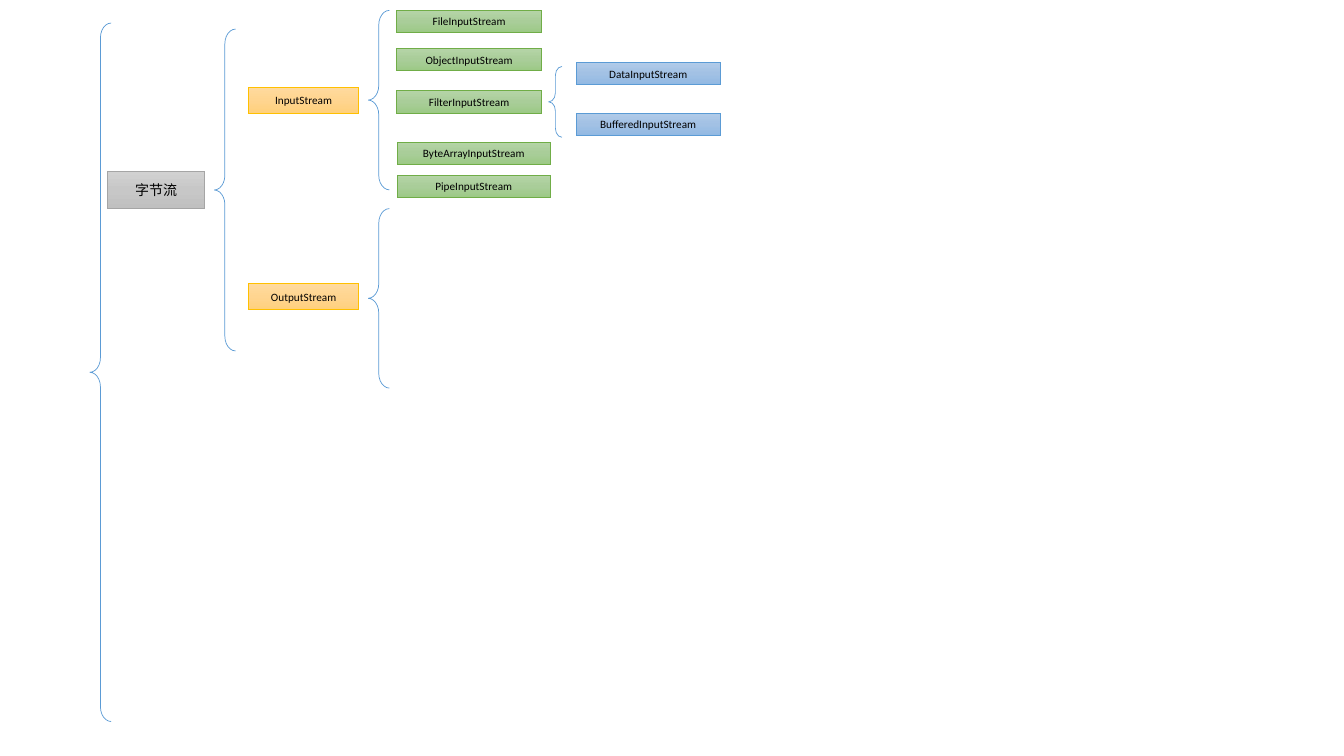
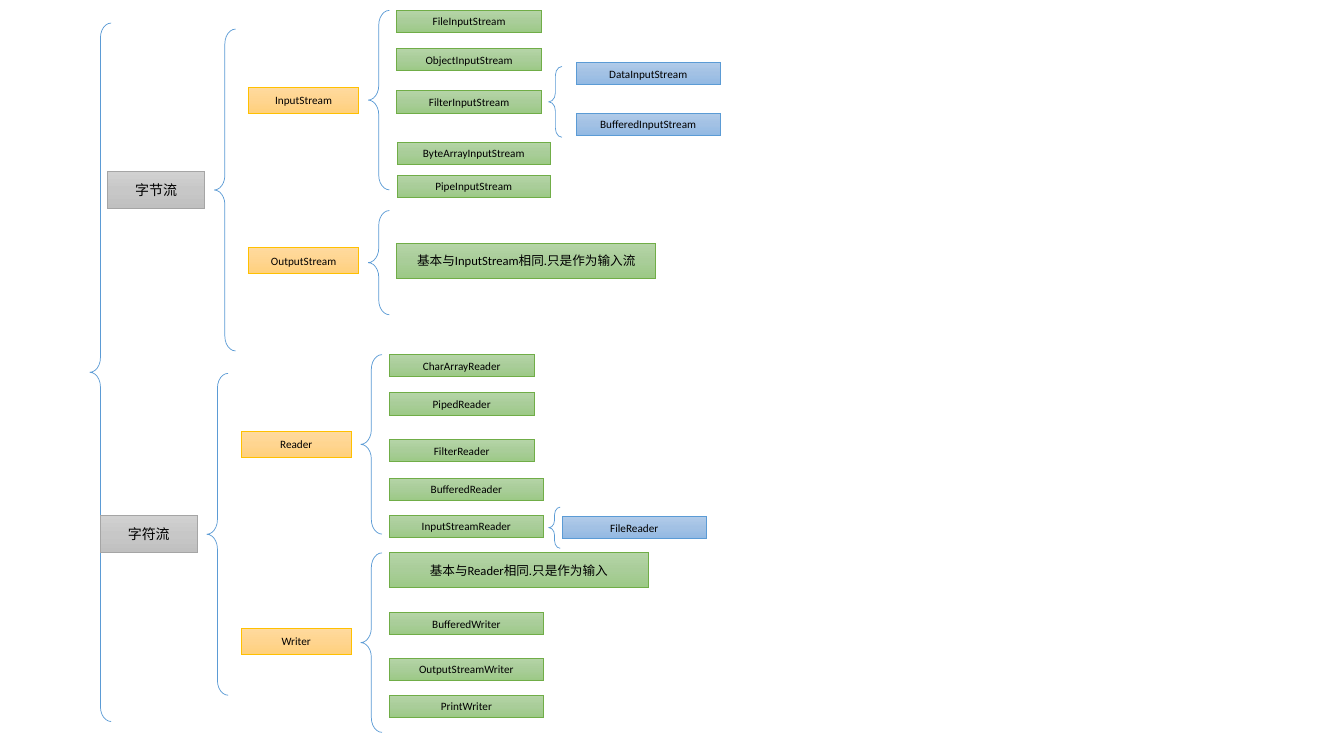
Before and after one commit to nda1992/Reading_Books_Notebook, a slide deck: slide 17 of images/画图PPT.pptx. Drawn at 1344x756 pixels with LibreOffice and Linux fonts; fonts in the diff are those of the drawing. Boxes give left, top, right and bottom in pixels: in the first picture for what was removed or moved away, otherwise in the second. Text is boxed around its words. In the diff, an @@ line names an element or a change of style, - is before the commit and + after.

```diff
--- a/images/画图PPT.pptx
+++ b/images/画图PPT.pptx
@@ left brace: place and size @@
-left brace at bbox=[368, 209, 389, 388]
+left brace at bbox=[368, 211, 389, 315]
@@ rectangle "OutputStream": place and size @@
-rectangle "OutputStream" at bbox=[249, 284, 360, 311]
+rectangle "OutputStream" at bbox=[249, 248, 360, 274]
@@ rectangle added at bbox=[397, 243, 656, 278], fill gradient #B5D5A7 to #AACE9A to #9CC987, outline #70AD47 0.5 pt, 9 pt, text #000000 @@
+基本与InputStream相同.只是作为输入流
@@ left brace added at bbox=[361, 355, 382, 534], outline #5B9BD5 0.5 pt @@
@@ rectangle added at bbox=[389, 355, 534, 377], fill gradient #B5D5A7 to #AACE9A to #9CC987, outline #70AD47 0.5 pt, 8 pt, text #000000 @@
+CharArrayReader
@@ left brace added at bbox=[207, 373, 228, 695], outline #5B9BD5 0.5 pt @@
@@ rectangle added at bbox=[389, 393, 534, 415], fill gradient #B5D5A7 to #AACE9A to #9CC987, outline #70AD47 0.5 pt, 8 pt, text #000000 @@
+PipedReader
@@ rectangle added at bbox=[241, 432, 352, 458], fill gradient #FFDB9E to #FFD590 to #FFD07C, outline #FFC000 0.5 pt, 8 pt, text #000000 @@
+Reader
@@ rectangle added at bbox=[389, 440, 534, 462], fill gradient #B5D5A7 to #AACE9A to #9CC987, outline #70AD47 0.5 pt, 8 pt, text #000000 @@
+FilterReader
@@ rectangle added at bbox=[389, 478, 543, 500], fill gradient #B5D5A7 to #AACE9A to #9CC987, outline #70AD47 0.5 pt, 8 pt, text #000000 @@
+BufferedReader
@@ left brace added at bbox=[549, 507, 561, 548], outline #5B9BD5 0.5 pt @@
@@ rectangle added at bbox=[100, 516, 198, 554], fill gradient #D2D2D2 to #C8C8C8 to #C0C0C0, outline #A5A5A5 0.5 pt, 10 pt, text #000000 @@
+字符流
@@ rectangle added at bbox=[389, 515, 543, 537], fill gradient #B5D5A7 to #AACE9A to #9CC987, outline #70AD47 0.5 pt, 8 pt, text #000000 @@
+InputStreamReader
@@ rectangle added at bbox=[563, 516, 708, 538], fill gradient #B1CBE9 to #A3C1E5 to #93B9E4, outline #5B9BD5 0.5 pt, 8 pt, text #000000 @@
+FileReader
@@ left brace added at bbox=[361, 553, 382, 732], outline #5B9BD5 0.5 pt @@
@@ rectangle added at bbox=[389, 553, 648, 588], fill gradient #B5D5A7 to #AACE9A to #9CC987, outline #70AD47 0.5 pt, 9 pt, text #000000 @@
+基本与Reader相同.只是作为输入
@@ rectangle added at bbox=[241, 628, 352, 654], fill gradient #FFDB9E to #FFD590 to #FFD07C, outline #FFC000 0.5 pt, 8 pt, text #000000 @@
+Writer
@@ rectangle added at bbox=[389, 613, 543, 635], fill gradient #B5D5A7 to #AACE9A to #9CC987, outline #70AD47 0.5 pt, 8 pt, text #000000 @@
+BufferedWriter
@@ rectangle added at bbox=[389, 658, 543, 681], fill gradient #B5D5A7 to #AACE9A to #9CC987, outline #70AD47 0.5 pt, 8 pt, text #000000 @@
+OutputStreamWriter
@@ rectangle added at bbox=[389, 696, 543, 718], fill gradient #B5D5A7 to #AACE9A to #9CC987, outline #70AD47 0.5 pt, 8 pt, text #000000 @@
+PrintWriter
```
Also in this commit, not shown: 4 other files.
